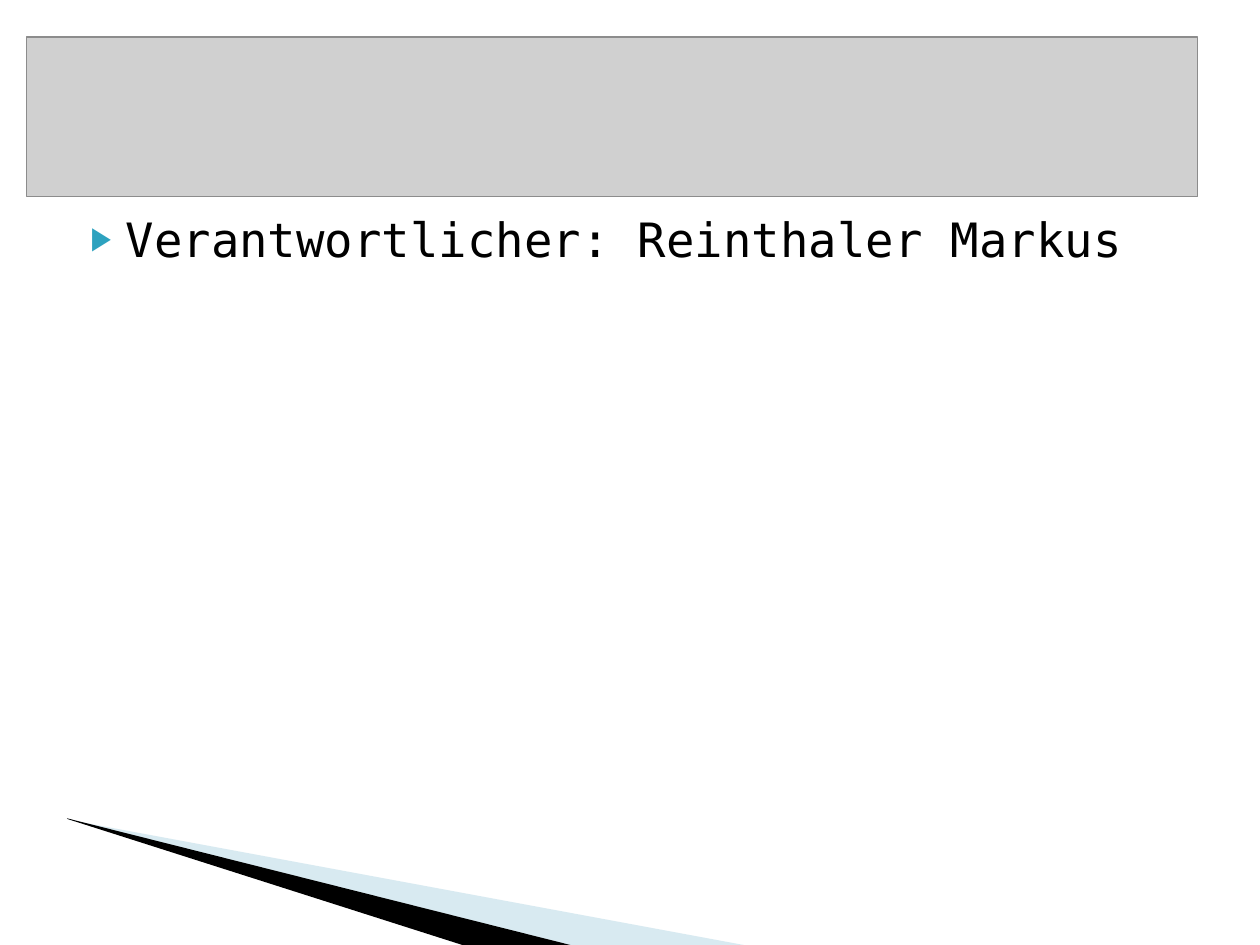
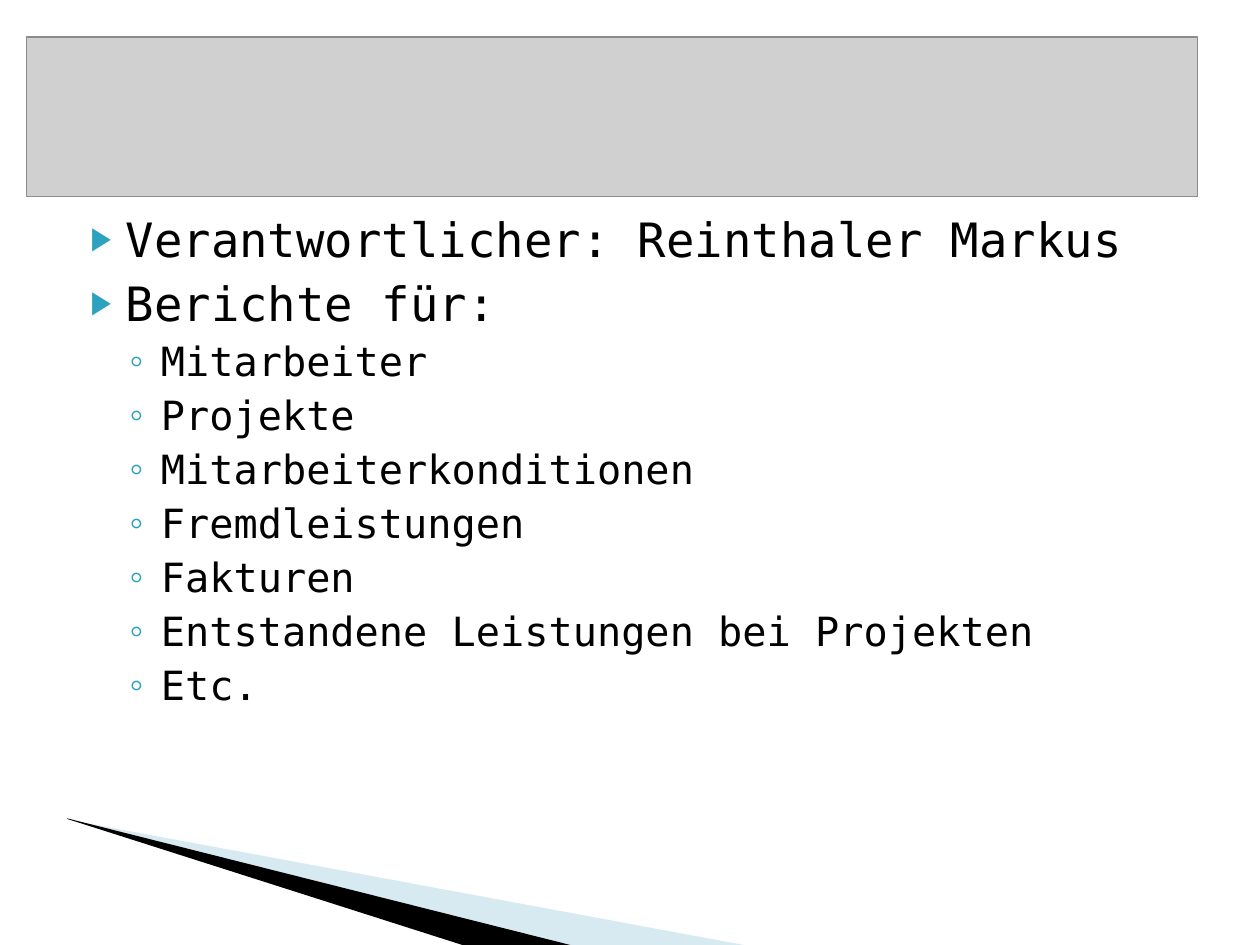
Before and after one commit to BackupTheBerlios/vacecontrolling-svn, a slide deck: slide 17 of docs/Präsentation.ppt (slide 11 before the commit). Drawn at 1260x945 pixels with LibreOffice and Linux fonts; fonts in the diff are those of the drawing; grey boxes stand for pictures; background and template pictures are left out. Boxes give left, top, right and bottom in pixels: in the first picture for what was removed or moved away, otherwise in the second. Text is boxed around its words. In the diff, an @@ line names an element or a change of style, - is before the commit and + after.

```diff
--- a/docs/Präsentation.ppt
+++ b/docs/Präsentation.ppt
@@ text at [161,285,1033,701]: paragraphs added @@
+▶ Berichte für:
+  ◦ Mitarbeiter
+  ◦ Projekte
+  ◦ Mitarbeiterkonditionen
+  ◦ Fremdleistungen
+  ◦ Fakturen
+  ◦ Entstandene Leistungen bei Projekten
+  ◦ Etc.
```
Also in this commit, not shown: 6 other slides changed, 12 slides added, 2 slides removed.
